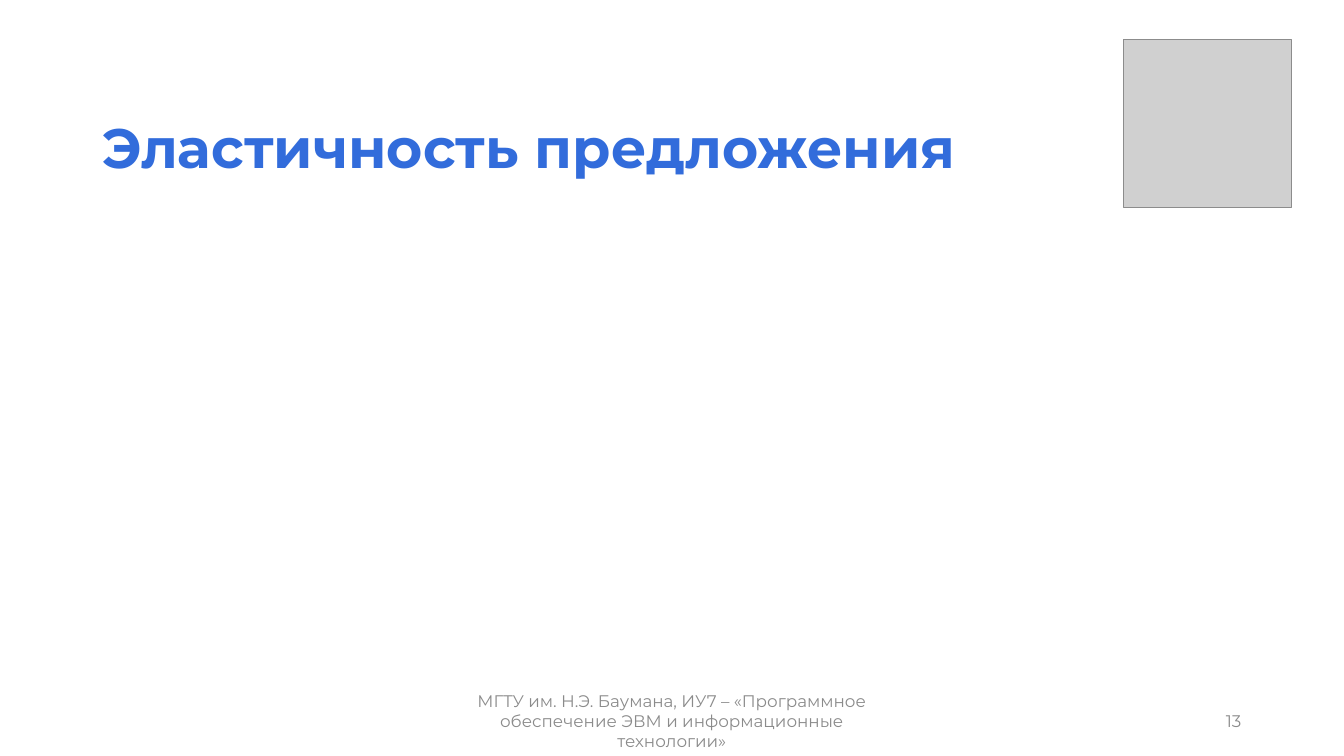
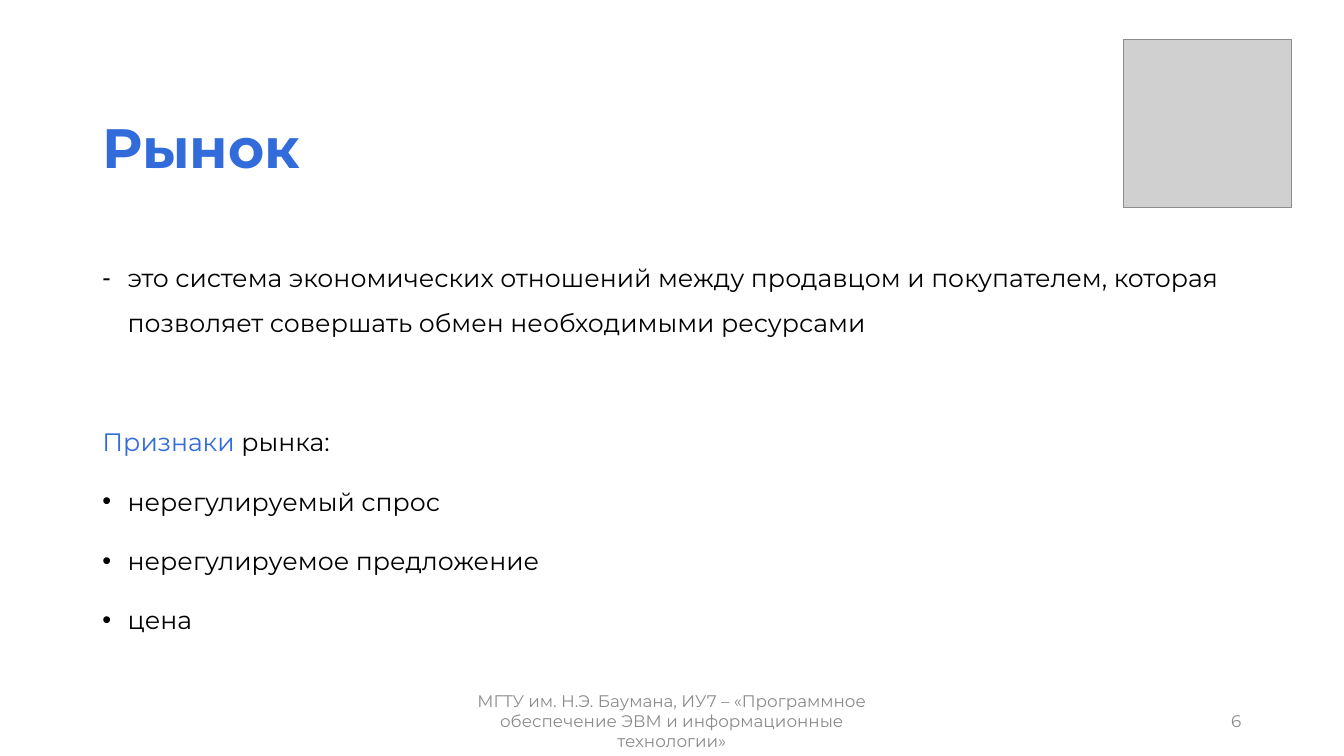
Before and after one commit to mshsvnv/Economics, a slide deck: slide 6 of module_02/pres.pptx (slide 13 before the commit). Drawn at 1344x756 pixels with LibreOffice and Linux fonts; fonts in the diff are those of the drawing; grey boxes stand for pictures. Boxes give left, top, right and bottom in pixels: in the first picture for what was removed or moved away, otherwise in the second. Text is boxed around its words. In the diff, an @@ line names an element or a change of style, - is before the commit and + after.

```diff
--- a/module_02/pres.pptx
+++ b/module_02/pres.pptx
@@ title at [102, 129, 300, 169]: text changed @@
-Эластичность предложения
+Рынок
@@ text added at [102, 268, 1218, 633], 18 pt, text #000000 @@
+– это система экономических отношений между продавцом и покупателем, которая позволяет совершать обмен необходимыми ресурсами
+Признаки рынка:
+• нерегулируемый спрос
+• нерегулируемое предложение
+• цена
@@ page number at [1231, 715, 1241, 727]: text changed @@
-13
+6
```
Also in this commit, not shown: 8 other slides changed, 4 slides added, 7 slides removed, 19 other files.
